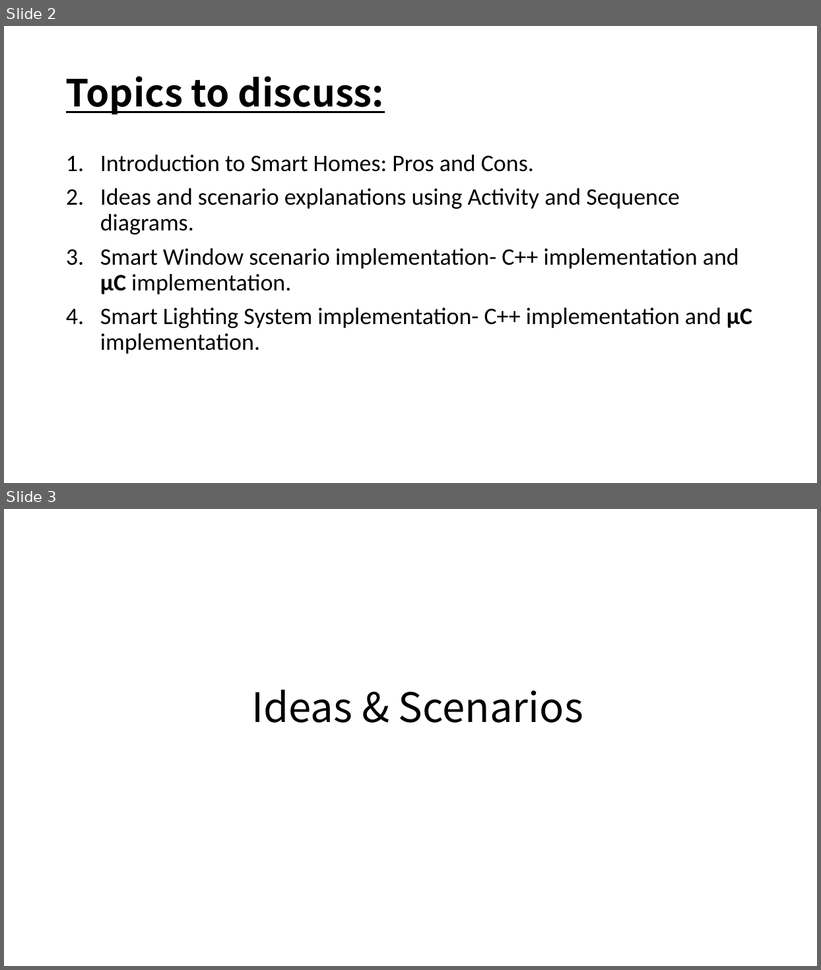
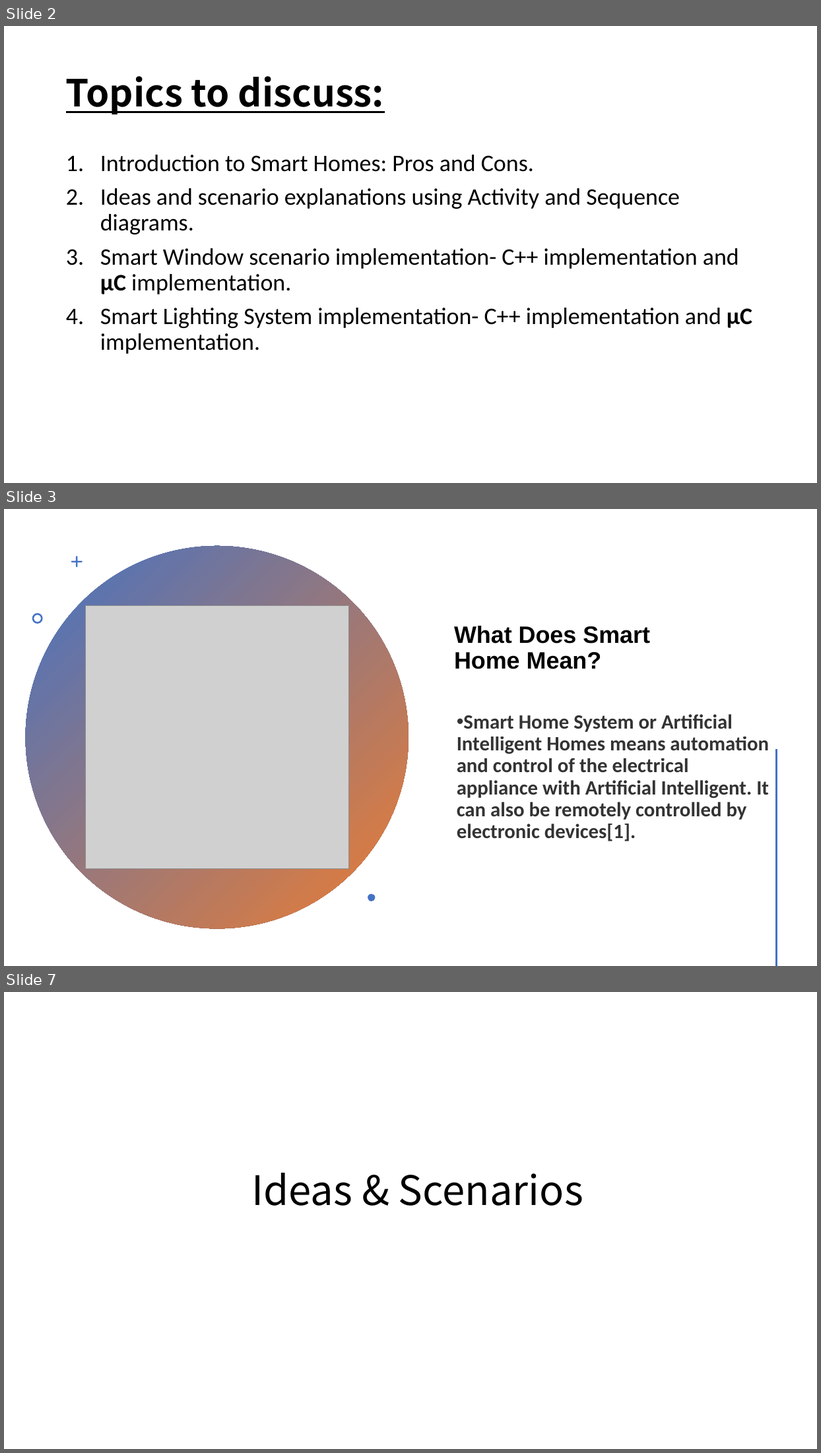
Before and after one commit to Asm-Nurussafa/Micro-Controller-group-project, a slide deck: Final presentation/Smart Home system.pptx. Shown one above the other, each under a label of ours: slides 2 and 3 before the commit, slides 2, 3 and 7 after it; the slides between them are not shown. The pictures are 821x970 and 821x1453 pixels, drawn with LibreOffice and Linux fonts; fonts in the diff are those of the drawing; grey boxes stand for pictures. Boxes give left, top, right and bottom in pixels: in the first picture for what was removed or moved away, otherwise in the second. Text is boxed around its words. In the diff, an @@ line names an element or a change of style, - is before the commit and + after.

```diff
--- a/Final presentation/Smart Home system.pptx
+++ b/Final presentation/Smart Home system.pptx
@@ slide 3 added at (4, 509, 817, 966), background #FFFFFF @@
@@ ellipse added at (25, 546, 409, 929), fill gradient #4472C4 to #ED7D31 @@
@@ freeform shape added at (71, 556, 83, 568), fill #4472C4 @@
@@ picture added at (85, 605, 349, 869) @@
@@ freeform shape added at (32, 613, 42, 624), fill #4472C4 @@
@@ text added at (454, 626, 650, 669), 28 pt, text #000000, bold @@
+What Does Smart Home Mean?
@@ text added at (457, 714, 769, 842), 24 pt, text #000000 at 80% opacity, bold @@
+• Smart Home System or Artificial Intelligent Homes means automation and control of the electrical appliance with Artificial Intelligent. It can also be remotely controlled by electronic devices[1].
@@ line added from (777, 750) to (777, 966), #ED7D31 2 pt @@
@@ freeform shape added at (368, 894, 375, 902), fill #4472C4 @@
@@ what was slide 3 is now slide 7 @@
```
Also in this commit, not shown: 1 slide changed, 9 other slides added, 37 other files.
